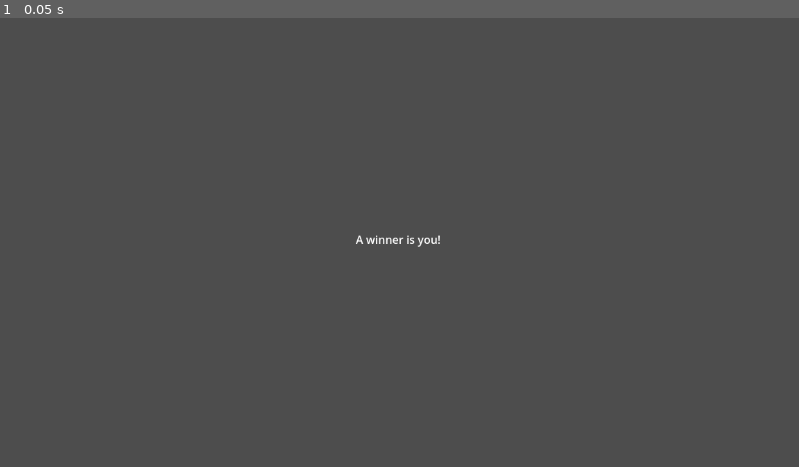
Above: before the commit, frame 1.
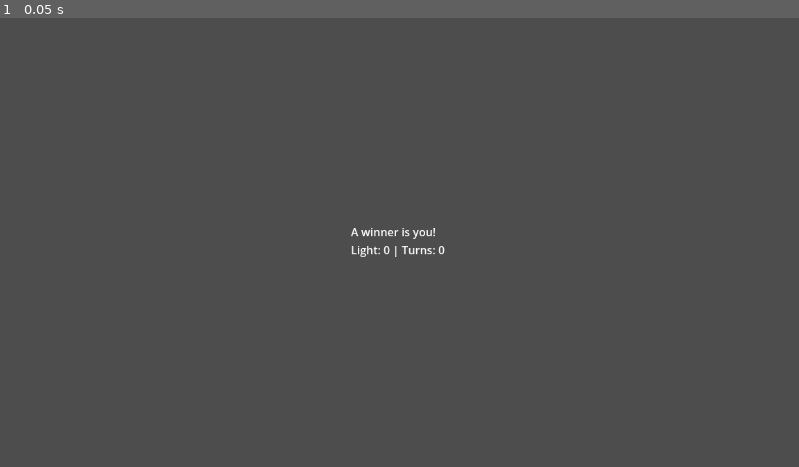
Above: after the commit, the same moment.

Repository: alex-mike-mark-again/godot-combat
Game: Godot game, scene res://game_won.tscn
The game is run twice, just before and just after one commit, with the same random seed, the same clock (stepped at 60 frames per second) and the same inputs. This scene is started directly instead of the project's main scene.
Inputs:
- Up to frame 1 (0.05 s): no input

The runs differ from the first frame. In frame 1, 0.3% of the frame differs, in the area x 43-56%, y 46-54%.

Commit message:
Adds scores to end screen. Globals should probably just be the player?

Diff:
--- a/battle_manager.gd
+++ b/battle_manager.gd
@@ -3,6 +3,7 @@
 var selected = null
 var enemies
 var player
+var globals
 var currentTroop
 var battleCount = 0
 var turnsTaken = 0
@@ -11,13 +12,14 @@
 	"res://troops/three_dudes.tscn",
 #	"res://troops/one_dude.tscn",
 #	"res://troops/two_dudes.tscn",
-	"res://troops/stage1.tscn",
-	"res://troops/stage2.tscn",
+#	"res://troops/stage1.tscn",
+#	"res://troops/stage2.tscn",
 ]
 
 func _ready():
 	advance_to_next_stage()
 	player = get_node("../Player")
+	globals = get_node("/root/Globals")
 
 func on_select(e):
 	if selected != null && selected.name == e.name:
@@ -47,6 +49,8 @@
 	if _player_win():
 		player.on_victory()
 		if !advance_to_next_stage(): #this is kinda weird looking
+			globals.finalTurns = turnsTaken
+			globals.finalLight = player.hp
 			get_tree().change_scene_to_file("res://game_won.tscn")
 
 func _player_win():
--- /dev/null
+++ b/game_won.gd
@@ -0,0 +1,4 @@
+extends Control
+
+func _ready():
+	$Label.text = "A winner is you!\nLight: "+str(get_node("/root/Globals").finalLight)+" | Turns: "+str(get_node("/root/Globals").finalTurns)
--- a/game_won.tscn
+++ b/game_won.tscn
@@ -1,4 +1,6 @@
-[gd_scene format=3 uid="uid://c8ale4autngoe"]
+[gd_scene load_steps=2 format=3 uid="uid://c8ale4autngoe"]
+
+[ext_resource type="Script" path="res://game_won.gd" id="1_nsxp7"]
 
 [node name="Control" type="Control"]
 layout_mode = 3
@@ -11,6 +13,7 @@
 offset_bottom = -3.0
 grow_horizontal = 2
 grow_vertical = 2
+script = ExtResource("1_nsxp7")
 
 [node name="Label" type="Label" parent="."]
 layout_mode = 1
--- /dev/null
+++ b/globals.gd
@@ -0,0 +1,7 @@
+extends Node
+
+var finalLight: int
+var finalTurns: int
+
+func _ready():
+	print("globals ready")
--- a/project.godot
+++ b/project.godot
@@ -14,3 +14,7 @@
 run/main_scene="res://main_menu.tscn"
 config/features=PackedStringArray("4.1", "Forward Plus")
 config/icon="res://icon.svg"
+
+[autoload]
+
+Globals="*res://globals.gd"
